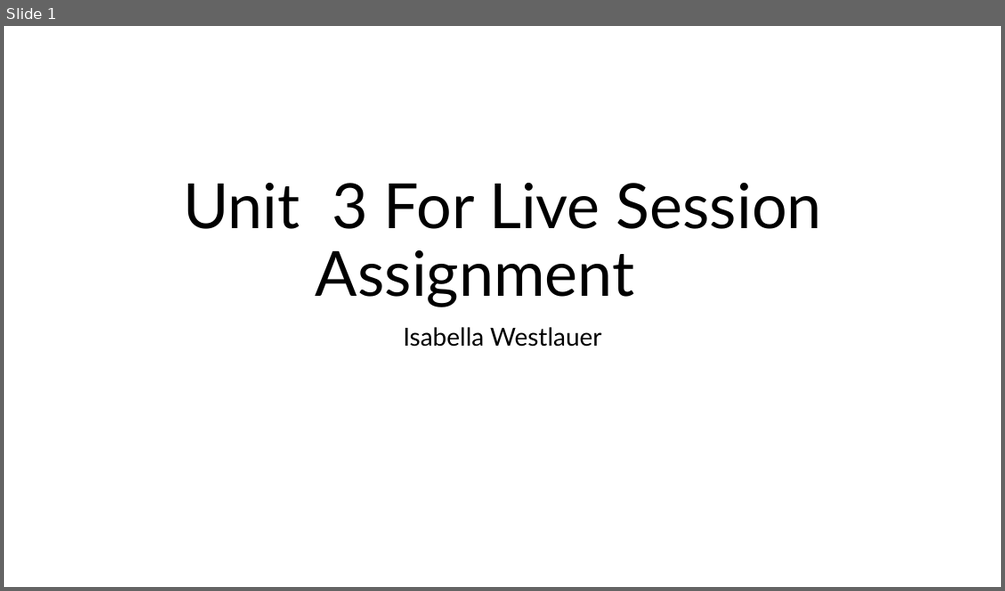
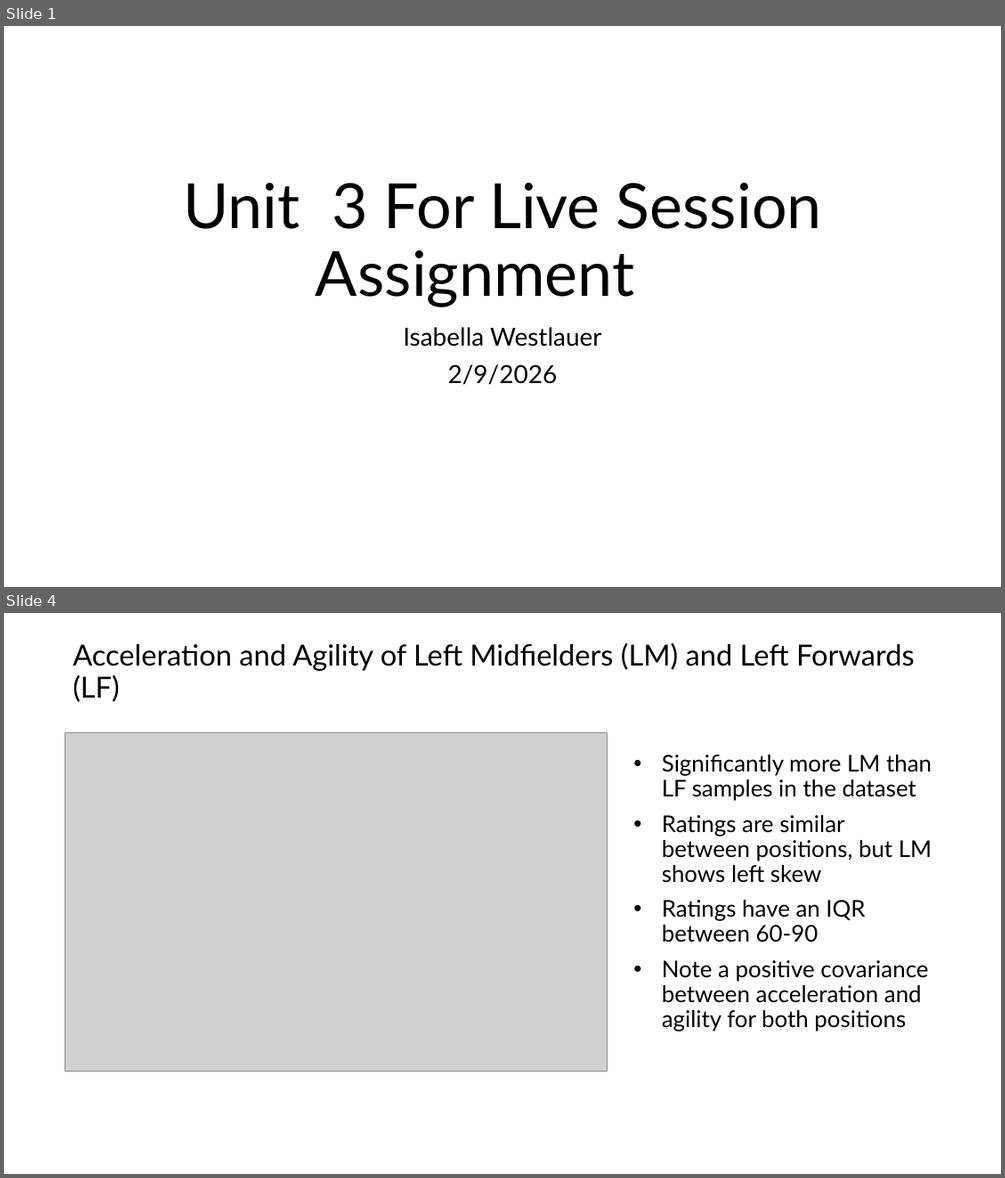
Before and after one commit to Iwestlauer/doing_data_science, a slide deck: Unit 3 Data Transformation and EDA/Isabella_Westlauer_FLS_Unit3.pptx. Shown one above the other, each under a label of ours: slide 1 before the commit, slides 1 and 4 after it; the slides between them are not shown. The pictures are 1005x591 and 1005x1178 pixels, drawn with LibreOffice and Linux fonts; fonts in the diff are those of the drawing; grey boxes stand for pictures. Boxes give left, top, right and bottom in pixels: in the first picture for what was removed or moved away, otherwise in the second. Text is boxed around its words. In the diff, an @@ line names an element or a change of style, - is before the commit and + after.

```diff
--- a/Unit 3 Data Transformation and EDA/Isabella_Westlauer_FLS_Unit3.pptx
+++ b/Unit 3 Data Transformation and EDA/Isabella_Westlauer_FLS_Unit3.pptx
@@ slide 4 added at (x1=4, y1=613, x2=1001, y2=1174), background #FFFFFF @@
@@ title added at (x1=73, y1=643, x2=914, y2=702), 28 pt, text #000000 @@
+Acceleration and Agility of Left Midfielders (LM) and Left Forwards (LF)
@@ picture added at (x1=65, y1=732, x2=607, y2=1071) @@
@@ text added at (x1=662, y1=755, x2=931, y2=1031), 22.2 pt, text #000000 @@
+• Significantly more LM than LF samples in the dataset
+• Ratings are similar between positions, but LM shows left skew
+• Ratings have an IQR between 60-90
+• Note a positive covariance between acceleration and agility for both positions
@@ slide 1 changed as well @@
@@ subtitle at (x1=448, y1=364, x2=558, y2=385): paragraph added @@
+2/9/2026
```
Also in this commit, not shown: 16 other slides added, 1 slide removed, 11 other files.
